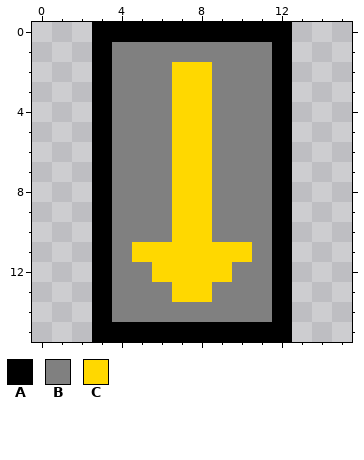
A pixel-art sprite gets an edit: src/main/resources/assets/upwardbound/stationapi/textures/ItemPipes/PipeDown.png. The first picture shows the starting point.
The file is 16x16 pixels. Colours within 5 levels of each other are drawn and written as one.
Palette (. is transparent): A #000000  B #808080  C #ffd800
Pixels before, first column x 3:
 0 AAAAAAAAAA
 1 ABBBBBBBBA
 2 ABBBCCBBBA
 3 ABBBCCBBBA
 4 ABBBCCBBBA
 5 ABBBCCBBBA
 6 ABBBCCBBBA
 7 ABBBCCBBBA
 8 ABBBCCBBBA
 9 ABBBCCBBBA
10 ABBBCCBBBA
11 ABCCCCCCBA
12 ABBCCCCBBA
13 ABBBCCBBBA
14 ABBBBBBBBA
15 AAAAAAAAAA
After the commit:
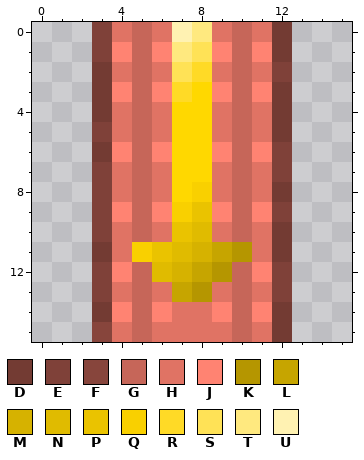
Colours new in this view: D #733b33  E #7f4139  F #87453c  G #c66659  H #e07364  J #ff8372  K #b59600  L #c6a500  M #d6b200  N #e0bb00  P #eac300  Q #f9d000  R #ffda26  S #ffe256  T #ffe97f  U #fff2b2
Diff:
Changed rows in their new state; - is an unchanged pixel.
first column x 3:
 0 EHGHUTHGHD
 1 EJGJTSJGJD
 2 DHGHSRHGHE
 3 DJGJR-JGJD
 4 DHGH--HGHD
 5 EHGH--HGHD
 6 DJGJ--JGJE
 7 EHGH--HGHE
 8 EHGH-QHGHD
 9 EJGJQPJGJE
10 EHGHPNHGHD
11 DHQPNMLKHD
12 EJGNMLKGJE
13 EHGHLKHGHE
14 DJGJHHJGJD
15 FHGHHHHGHD
